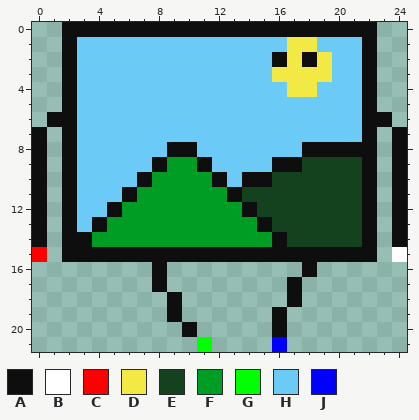
Edited in one commit: pixel-art sprite (media/imgEnemy/0/spr8.png). The picture above was drawn from the file before the commit.
Rulers count pixels.
Palette (. is transparent): A #0e0e0e  B #ffffff  C #ff0000  D #f2e945  E #14421f  F #009d25  G #00ff00  H #6bcaf6  J #0000ff
Once edited:
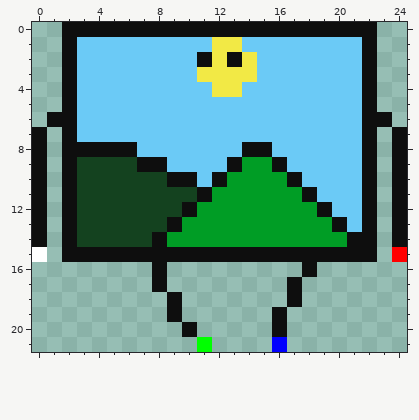
The exact change:
{"change": "file 125x110 -> 100x88 pixels (blocks of 5x5 -> 4x4; one block is one cell here)"}
{"colour":"B","old":"#ffffff","new":"#ff0000"}
{"colour":"C","old":"#ff0000","new":"#ffffff"}
{"y":1,"x":12,"old":"HH","new":"DD"}
{"y":1,"x":17,"old":"DD","new":"HH"}
{"y":2,"x":11,"old":"HHHH","new":"ADAD"}
{"y":2,"x":16,"old":"ADAD","new":"HHHH"}
{"y":3,"x":11,"old":"HHHH","new":"DDDD"}
{"y":3,"x":16,"old":"DDDD","new":"HHHH"}
{"y":4,"x":12,"old":"HH","new":"DD"}
{"y":4,"x":17,"old":"DD","new":"HH"}
{"y":8,"x":3,"old":"HHHH","new":"AAAA"}
{"y":8,"x":9,"old":"AA","new":"HH"}
{"y":8,"x":14,"old":"HH","new":"AA"}
{"y":8,"x":18,"old":"AAAA","new":"HHHH"}
{"y":9,"x":3,"old":"HHHHH","new":"EEEEA"}
{"y":9,"x":9,"old":"FFA","new":"HHH"}
{"y":9,"x":13,"old":"HHH","new":"AFF"}
{"y":9,"x":17,"old":"AEEEE","new":"HHHHH"}
{"y":10,"x":3,"old":"HHHHAFFFF","new":"EEEEEEAAH"}
{"y":10,"x":13,"old":"HAAEEEEEE","new":"FFFFAHHHH"}
{"y":11,"x":3,"old":"HHHAFFFFF","new":"EEEEEEEEA"}
{"y":11,"x":13,"old":"AEEEEEEEE","new":"FFFFFAHHH"}
{"y":12,"x":3,"old":"HHAFFFFF","new":"EEEEEEEA"}
{"y":12,"x":14,"old":"AEEEEEEE","new":"FFFFFAHH"}
{"y":13,"x":3,"old":"HAFFFFF","new":"EEEEEEA"}
{"y":13,"x":15,"old":"AEEEEEE","new":"FFFFFAH"}
{"y":14,"x":3,"old":"AFFFFF","new":"EEEEEA"}
{"y":14,"x":16,"old":"AEEEEE","new":"FFFFFA"}
